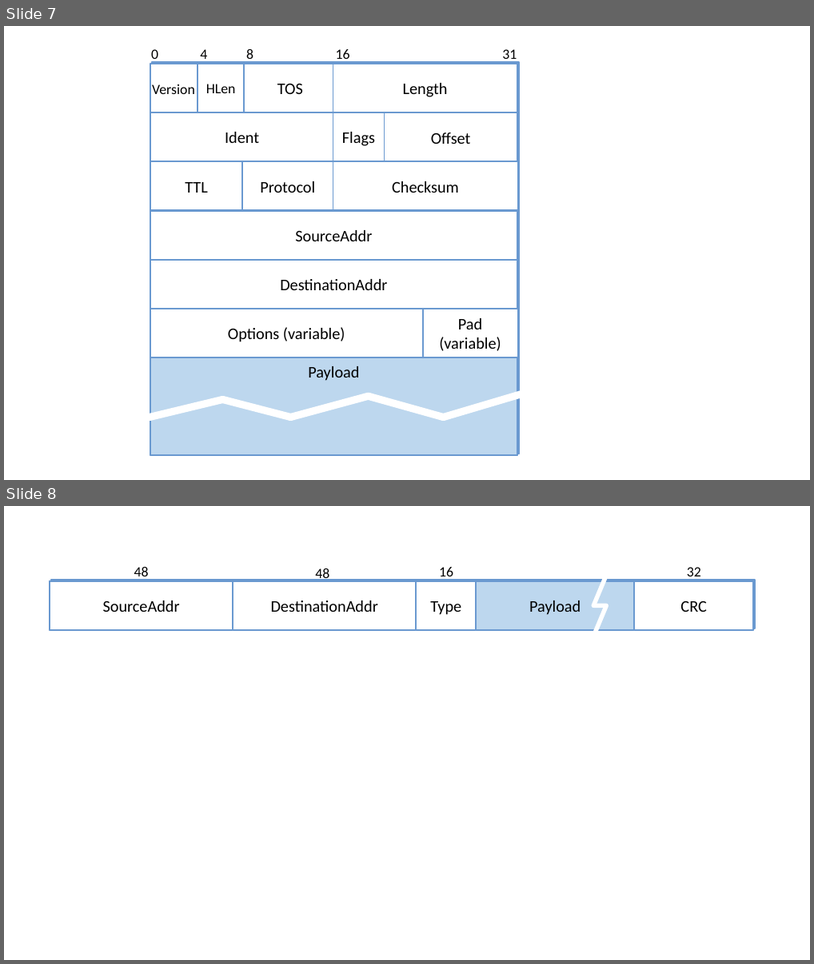
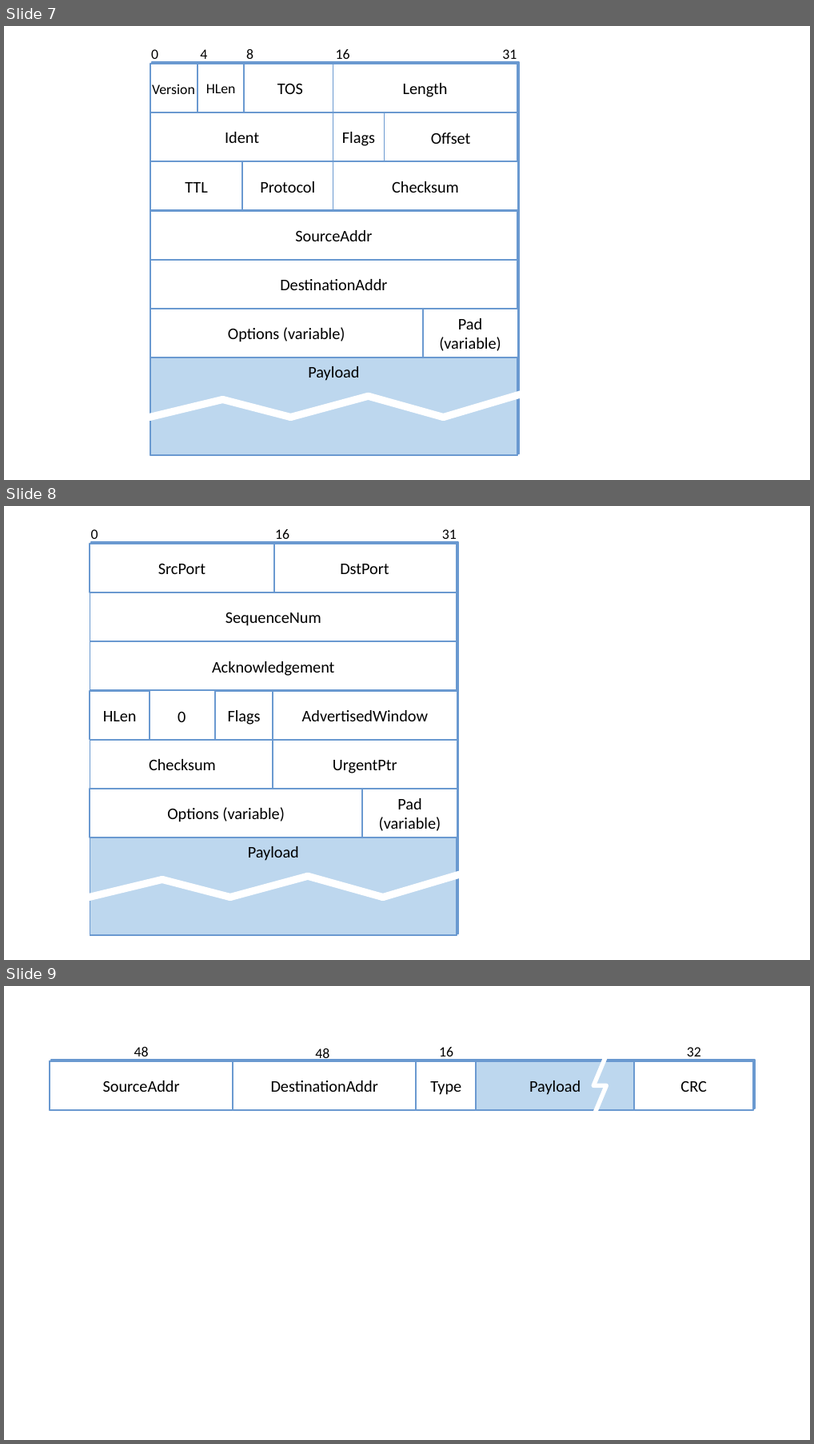
Before and after one commit to SystemsApproach/7E, a slide deck: introduction/figures/introduction.odp. Shown one above the other, each under a label of ours: slides 7 and 8 before the commit, slides 7, 8 and 9 after it. The pictures are 814x964 and 814x1444 pixels, drawn with LibreOffice and Linux fonts; fonts in the diff are those of the drawing. Boxes give left, top, right and bottom in pixels: in the first picture for what was removed or moved away, otherwise in the second. Text is boxed around its words. In the diff, an @@ line names an element or a change of style, - is before the commit and + after.

```diff
--- a/introduction/figures/introduction.odp
+++ b/introduction/figures/introduction.odp
@@ slide 8 added at <box>4,506,810,960</box>, background #FFFFFF @@
@@ text added at <box>91,529,98,544</box>, 14 pt, text #000000 @@
+0
@@ text added at <box>275,529,290,544</box>, 14 pt, text #000000 @@
+16
@@ text added at <box>442,529,457,544</box>, 14 pt, text #000000 @@
+31
@@ rectangle added at <box>90,544,458,935</box>, fill #FFFFFF, outline #6A99D0 1.45 pt @@
@@ rectangle added at <box>90,544,274,592</box>, fill #FFFFFF, outline #6A99D0 1.45 pt, 16 pt, text #000000 @@
+SrcPort
@@ rectangle added at <box>273,544,457,592</box>, fill #FFFFFF, outline #6A99D0 1.45 pt, 16 pt, text #000000 @@
+DstPort
@@ rectangle added at <box>90,592,458,641</box>, fill #FFFFFF, outline #6A99D0 1.45 pt, 16 pt, text #000000 @@
+SequenceNum
@@ rectangle added at <box>90,641,458,691</box>, fill #FFFFFF, outline #6A99D0 1.45 pt, 16 pt, text #000000 @@
+Acknowledgement
@@ rectangle added at <box>90,691,150,740</box>, fill #FFFFFF, outline #6A99D0 1.45 pt, 16 pt, text #000000 @@
+HLen
@@ rectangle added at <box>215,691,273,740</box>, fill #FFFFFF, outline #6A99D0 1.45 pt, 16 pt, text #000000 @@
+Flags
@@ rectangle added at <box>273,691,458,740</box>, fill #FFFFFF, outline #6A99D0 1.45 pt, 16 pt, text #000000 @@
+AdvertisedWindow
@@ text added at <box>178,712,186,722</box>, 16 pt, text #000000 @@
+0
@@ rectangle added at <box>90,740,275,788</box>, fill #FFFFFF, outline #6A99D0 1.45 pt, 16 pt, text #000000 @@
+Checksum
@@ rectangle added at <box>273,740,458,788</box>, fill #FFFFFF, outline #6A99D0 1.45 pt, 16 pt, text #000000 @@
+UrgentPtr
@@ rectangle added at <box>90,788,363,837</box>, fill #FFFFFF, outline #6A99D0 1.45 pt, 16 pt, text #000000 @@
+Options (variable)
@@ rectangle added at <box>362,788,458,837</box>, fill #FFFFFF, outline #6A99D0 1.45 pt, 16 pt, text #000000 @@
+Pad
+(variable)
@@ rectangle added at <box>90,837,458,936</box>, fill #BDD7EE, outline #6A99D0 1.45 pt, 16 pt, text #000000 @@
+Payload
@@ line added from (89, 896) to (162, 879), #FFFFFF 7.2 pt @@
@@ line added from (162, 879) to (230, 896), #FFFFFF 7.2 pt @@
@@ line added from (230, 896) to (308, 876), #FFFFFF 7.2 pt @@
@@ line added from (308, 876) to (383, 896), #FFFFFF 7.2 pt @@
@@ line added from (383, 896) to (463, 873), #FFFFFF 7.2 pt @@
@@ what was slide 8 is now slide 9 @@
```
Also in this commit, not shown: 2 other files.
